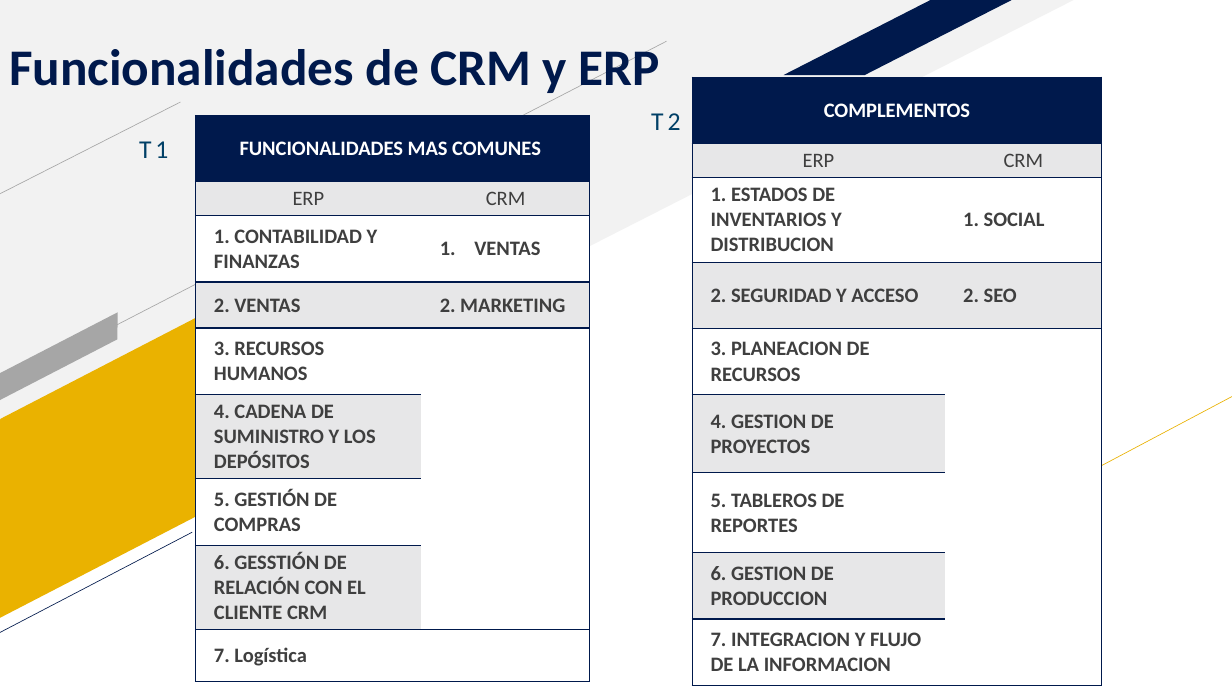
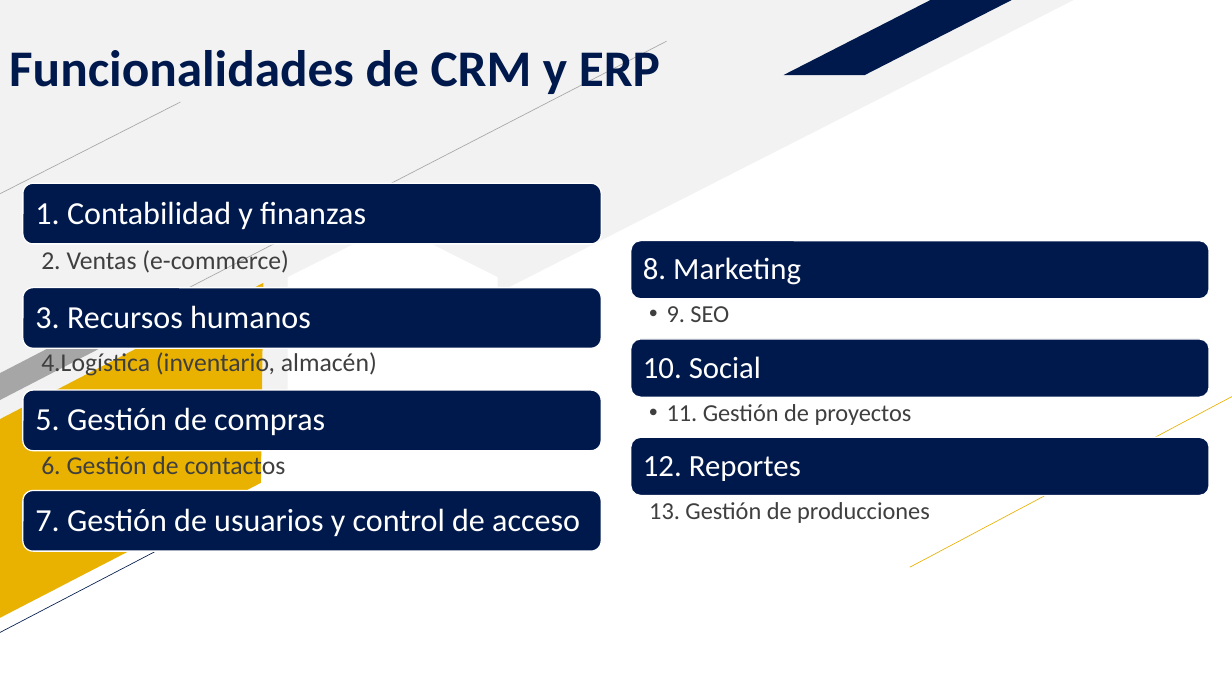
Before and after one commit to MDGomezM/CRMyERP.github.io, a slide deck: slide 6 of ProyectoCRMyERP/presentacion.pptx. Drawn at 1232x693 pixels with LibreOffice and Linux fonts; fonts in the diff are those of the drawing. Boxes give left, top, right and bottom in pixels: in the first picture for what was removed or moved away, otherwise in the second. Text is boxed around its words. In the diff, an @@ line names an element or a change of style, - is before the commit and + after.

```diff
--- a/ProyectoCRMyERP/presentacion.pptx
+++ b/ProyectoCRMyERP/presentacion.pptx
@@ table removed at bbox=[692, 78, 1102, 684], 9 rows, 2 columns @@
-COMPLEMENTOS | 
-ERP | CRM
-1. ESTADOS DE INVENTARIOS Y DISTRIBUCION | 1. SOCIAL
-2. SEGURIDAD Y ACCESO | 2. SEO
-3. PLANEACION DE RECURSOS | 
-4. GESTION DE PROYECTOS | 
-5. TABLEROS DE REPORTES | 
-6. GESTION DE PRODUCCION | 
-7. INTEGRACION Y FLUJO DE LA INFORMACION | 
@@ table removed at bbox=[196, 116, 590, 678], 9 rows, 2 columns @@
-FUNCIONALIDADES MAS COMUNES | 
-ERP | CRM
-1. CONTABILIDAD Y FINANZAS | VENTAS
-2. VENTAS | 2. MARKETING
-3. RECURSOS HUMANOS | 
-4. CADENA DE SUMINISTRO Y LOS DEPÓSITOS | 
-5. GESTIÓN DE COMPRAS | 
-6. GESSTIÓN DE RELACIÓN CON EL CLIENTE CRM | 
-7. Logística | 
@@ text removed at bbox=[651, 113, 680, 130] @@
-T2
@@ text removed at bbox=[139, 141, 168, 158] @@
-T1
@@ group added at bbox=[23, 183, 602, 552]: 7 texts, 4 rounded rectangles @@
+1. Contabilidad y finanzas
+  2. Ventas (e-commerce)
+3. Recursos humanos
+  4.Logística (inventario, almacén)
+5. Gestión de compras
+  6. Gestión de contactos
+7. Gestión de usuarios y control de acceso
@@ group added at bbox=[631, 240, 1210, 523]: 6 texts, 3 rounded rectangles @@
+8. Marketing
+  • 9. SEO
+10. Social
+  • 11. Gestión de proyectos
+12. Reportes
+  13. Gestión de producciones
```
Also in this commit, not shown: 2 other slides changed, 5 other files.
